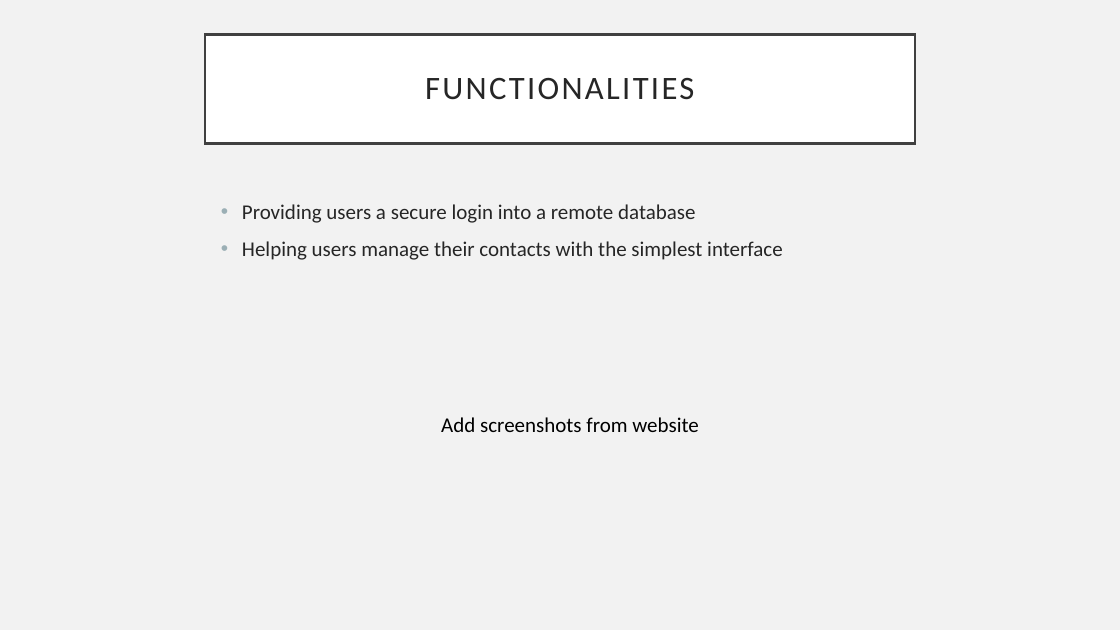
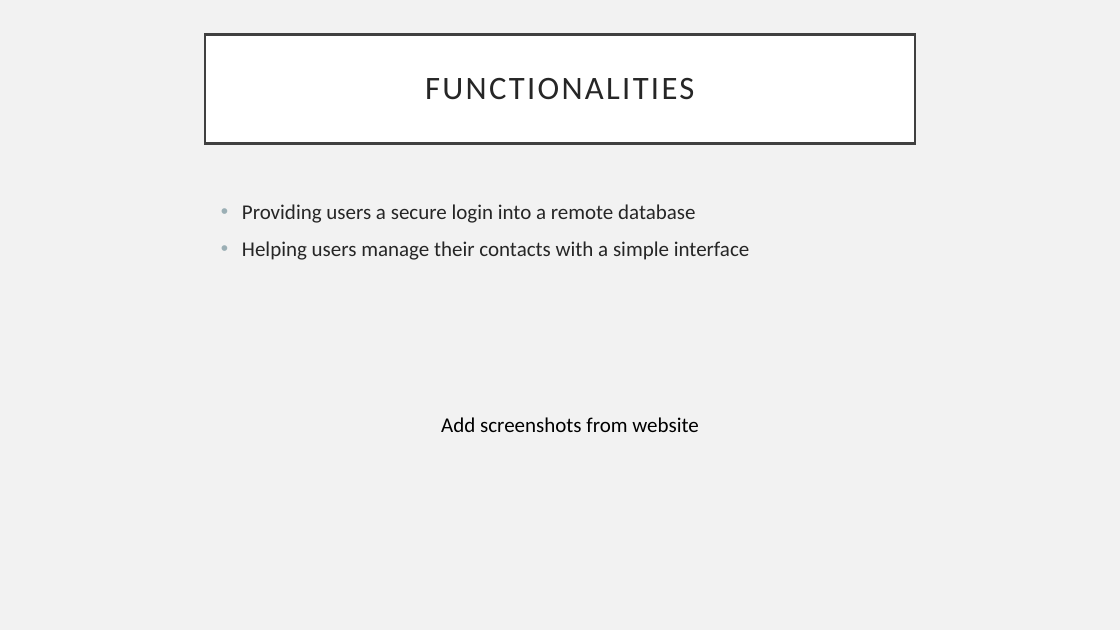
Before and after one commit to SudoKudo/P.O.O.P-Small-Project, a slide deck: slide 3 of SmallProject-Slides.pptx. Drawn at 1120x630 pixels with LibreOffice and Linux fonts; fonts in the diff are those of the drawing. Boxes give left, top, right and bottom in pixels: in the first picture for what was removed or moved away, otherwise in the second. Text is boxed around its words. In the diff, an @@ line names an element or a change of style, - is before the commit and + after.

```diff
--- a/SmallProject-Slides.pptx
+++ b/SmallProject-Slides.pptx
@@ text at [242, 241, 750, 260]: text changed @@
-• Helping users manage their contacts with the simplest interface
+• Helping users manage their contacts with a simple interface
```
Also in this commit, not shown: 2 other slides changed, 1 slide added, 1 slide removed.
